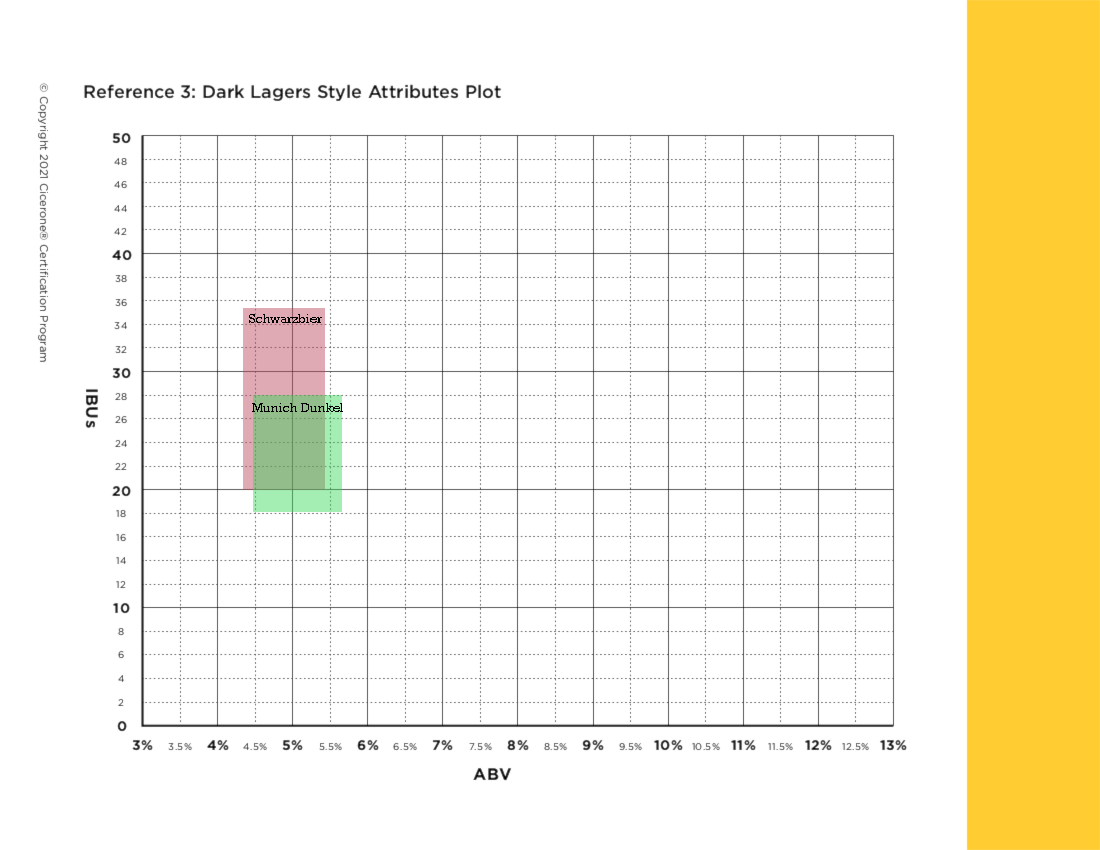
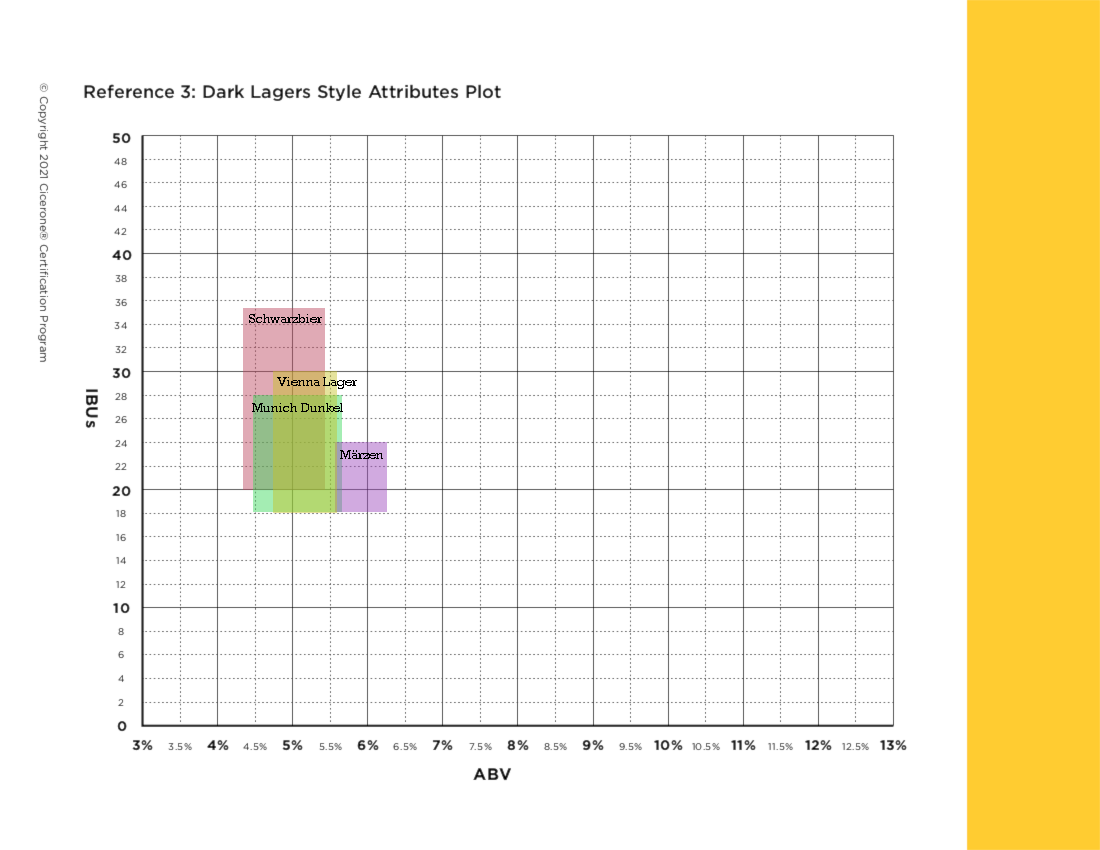
Comparing the layer stacks of the two 1100x850 images. Changes:
added layer "Märzen" in group "text" over [340, 450, 383, 459]
added layer "Vienna Lager #1" in group "text" over [277, 377, 357, 389]
added layer "Vienna Lager" in group "groups" over [273, 371, 337, 513]
added layer "Marzen" in group "groups" over [335, 442, 387, 512]
